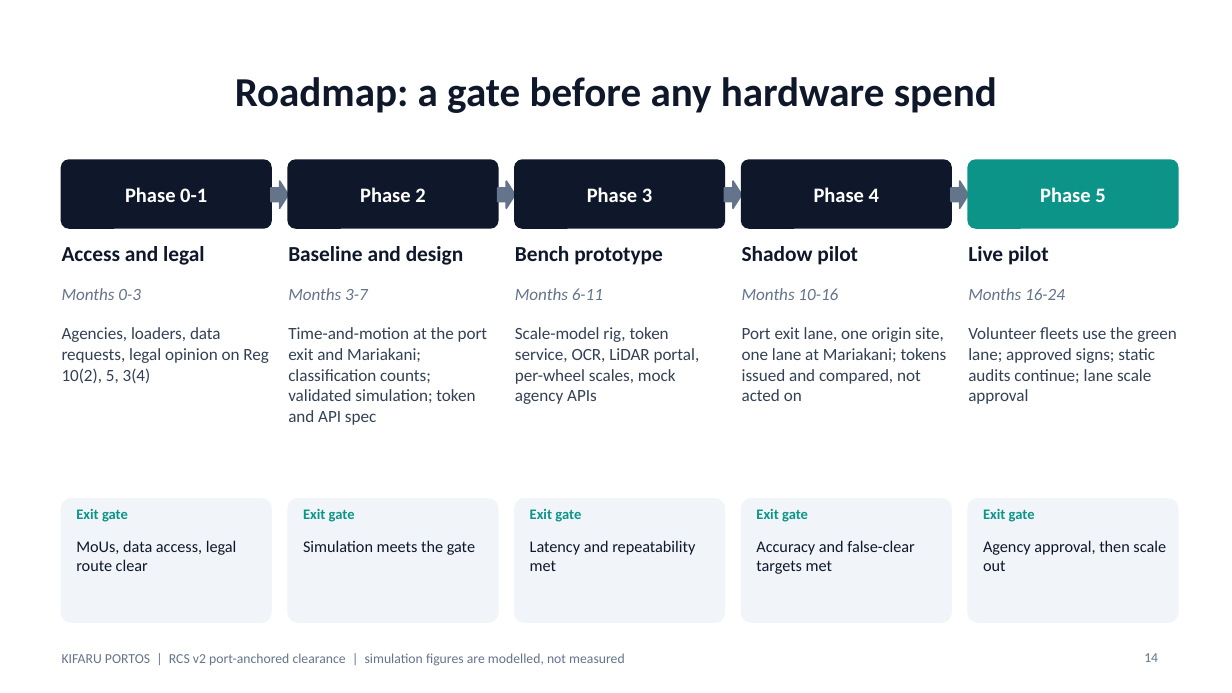
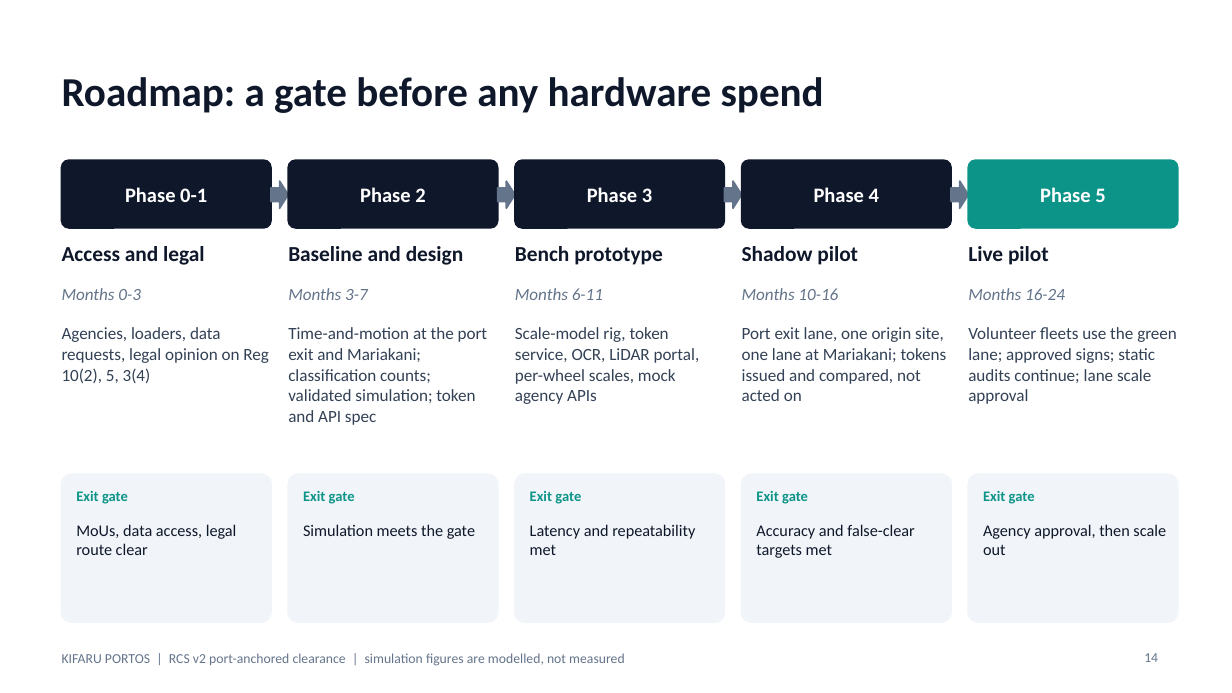
Before and after one commit to Jrjunior-mk/KIFARU-PORTOS-1.0, a slide deck: slide 14 of docs/07-proposal/KIFARU-PORTOS-Proposal-Deck.pptx. Drawn at 1232x693 pixels with LibreOffice and Linux fonts; fonts in the diff are those of the drawing. Boxes give left, top, right and bottom in pixels: in the first picture for what was removed or moved away, otherwise in the second. Text is boxed around its words. In the diff, an @@ line names an element or a change of style, - is before the commit and + after.

```diff
--- a/docs/07-proposal/KIFARU-PORTOS-Proposal-Deck.pptx
+++ b/docs/07-proposal/KIFARU-PORTOS-Proposal-Deck.pptx
@@ title "Roadmap: a gate before any ..." at bbox=[62, 77, 824, 113]: alignment centre to left @@
@@ rounded rectangle: place and size @@
-rounded rectangle at bbox=[62, 499, 271, 622]
+rounded rectangle at bbox=[62, 474, 271, 622]
@@ rounded rectangle: place and size @@
-rounded rectangle at bbox=[288, 499, 498, 622]
+rounded rectangle at bbox=[288, 474, 498, 622]
@@ rounded rectangle: place and size @@
-rounded rectangle at bbox=[515, 499, 724, 622]
+rounded rectangle at bbox=[515, 474, 724, 622]
@@ rounded rectangle: place and size @@
-rounded rectangle at bbox=[742, 499, 951, 622]
+rounded rectangle at bbox=[742, 474, 951, 622]
@@ proportions changed in 5 elements at bbox=[62, 474, 271, 622], bbox=[288, 474, 498, 622], bbox=[515, 474, 724, 622], bbox=[742, 474, 951, 622], bbox=[968, 474, 1178, 622] @@
@@ rounded rectangle: place and size @@
-rounded rectangle at bbox=[968, 499, 1178, 622]
+rounded rectangle at bbox=[968, 474, 1178, 622]
@@ 5 texts: place and size @@
-5 texts at bbox=[76, 509, 1035, 522]
+5 texts at bbox=[76, 491, 1035, 504]
@@ text "MoUs, data access, legal route ...": place and size @@
-text "MoUs, data access, legal route ..." at bbox=[76, 540, 237, 571]
+text "MoUs, data access, legal route ..." at bbox=[76, 524, 237, 555]
@@ text "Simulation meets the gate": place and size @@
-text "Simulation meets the gate" at bbox=[303, 540, 475, 555]
+text "Simulation meets the gate" at bbox=[303, 524, 475, 539]
@@ text "Latency and repeatability met": place and size @@
-text "Latency and repeatability met" at bbox=[530, 540, 695, 571]
+text "Latency and repeatability met" at bbox=[530, 524, 695, 555]
@@ text "Accuracy and false-clear targets met": place and size @@
-text "Accuracy and false-clear targets met" at bbox=[756, 540, 914, 574]
+text "Accuracy and false-clear targets met" at bbox=[756, 524, 914, 558]
@@ text "Agency approval, then scale out": place and size @@
-text "Agency approval, then scale out" at bbox=[983, 540, 1166, 571]
+text "Agency approval, then scale out" at bbox=[983, 524, 1166, 555]
```
Also in this commit, not shown: 15 other slides changed, 1 other file.
